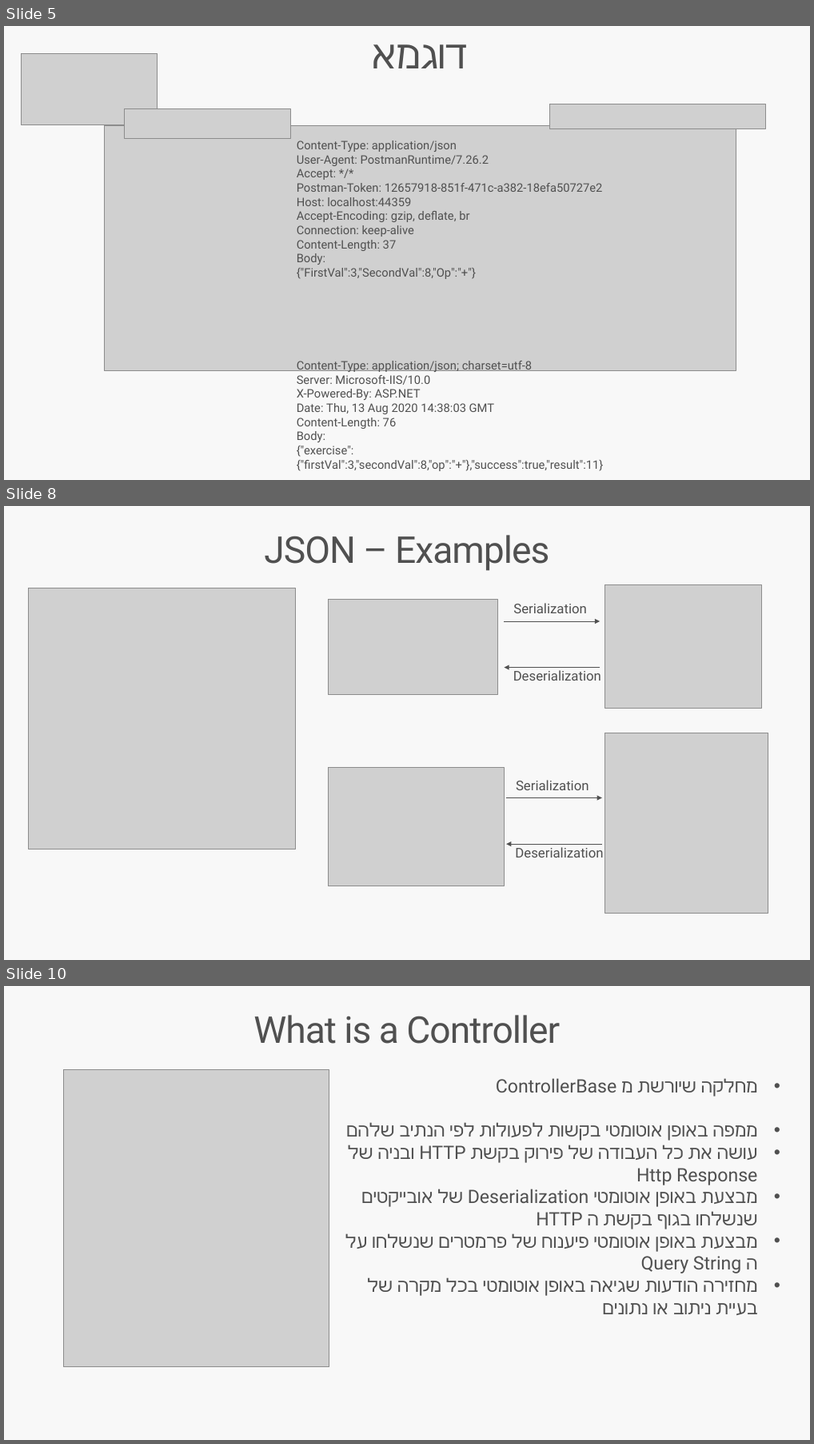
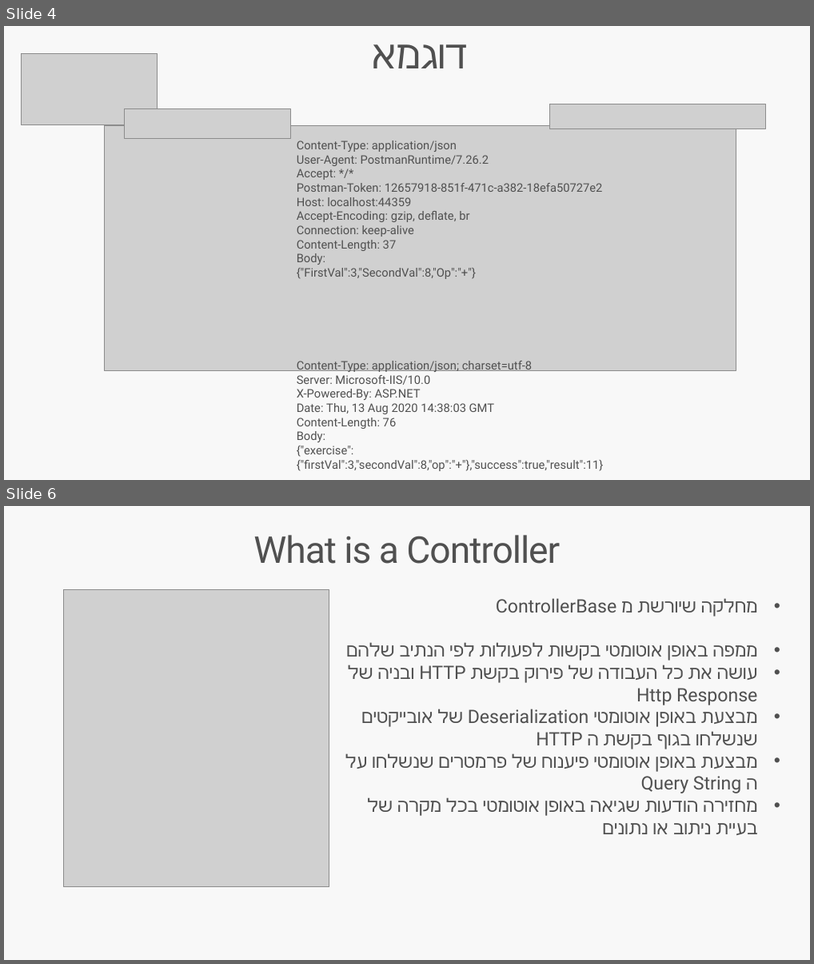
Before and after one commit to stma1one/WebAPIDTOLesson, a slide deck: Docs/JSON and Rest Web API.pptx. Shown one above the other, each under a label of ours: slides 5, 8 and 10 before the commit, slides 4 and 6 after it; the slides between them are not shown. The pictures are 814x1444 and 814x964 pixels, drawn with LibreOffice and Linux fonts; fonts in the diff are those of the drawing; grey boxes stand for pictures. Boxes give left, top, right and bottom in pixels: in the first picture for what was removed or moved away, otherwise in the second. Text is boxed around its words. In the diff, an @@ line names an element or a change of style, - is before the commit and + after.

```diff
--- a/Docs/JSON and Rest Web API.pptx
+++ b/Docs/JSON and Rest Web API.pptx
@@ slide 8 removed at bbox=[4, 506, 810, 960], background #F8F8F8 @@
@@ title removed at bbox=[264, 535, 550, 571] @@
-JSON – Examples
@@ picture removed at bbox=[28, 588, 295, 849] @@
@@ picture removed at bbox=[328, 599, 498, 695] @@
@@ picture removed at bbox=[606, 584, 762, 708] @@
@@ arrow removed from (504, 621) to (601, 621) @@
@@ text removed at bbox=[514, 603, 587, 613] @@
-Serialization
@@ arrow removed from (601, 668) to (504, 668) @@
@@ text removed at bbox=[514, 670, 602, 680] @@
-Deserialization
@@ picture removed at bbox=[606, 733, 768, 913] @@
@@ picture removed at bbox=[328, 768, 504, 885] @@
@@ text removed at bbox=[516, 780, 590, 790] @@
-Serialization
@@ arrow removed from (506, 797) to (602, 797) @@
@@ arrow removed from (602, 844) to (506, 844) @@
@@ text removed at bbox=[515, 847, 603, 857] @@
-Deserialization
@@ what was slide 5 is now slide 4 @@
@@ what was slide 10 is now slide 6 @@
```
Also in this commit, not shown: 3 slides changed, 1 slide added, 7 other slides removed.
